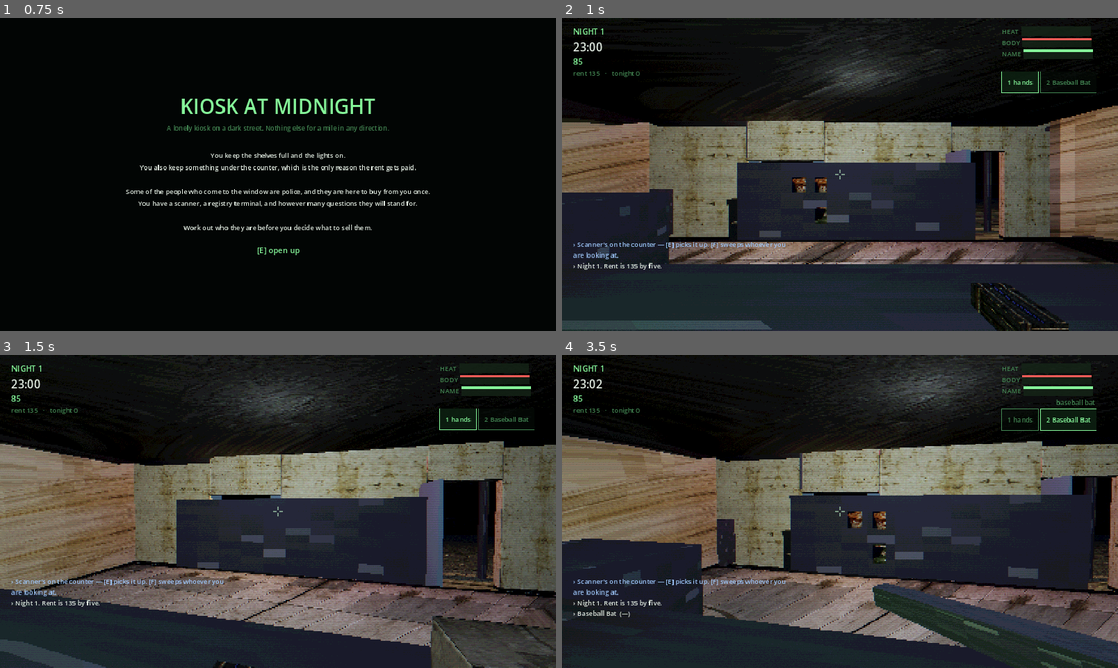
Above: before the commit, frames 1-4 (two rows, left to right).
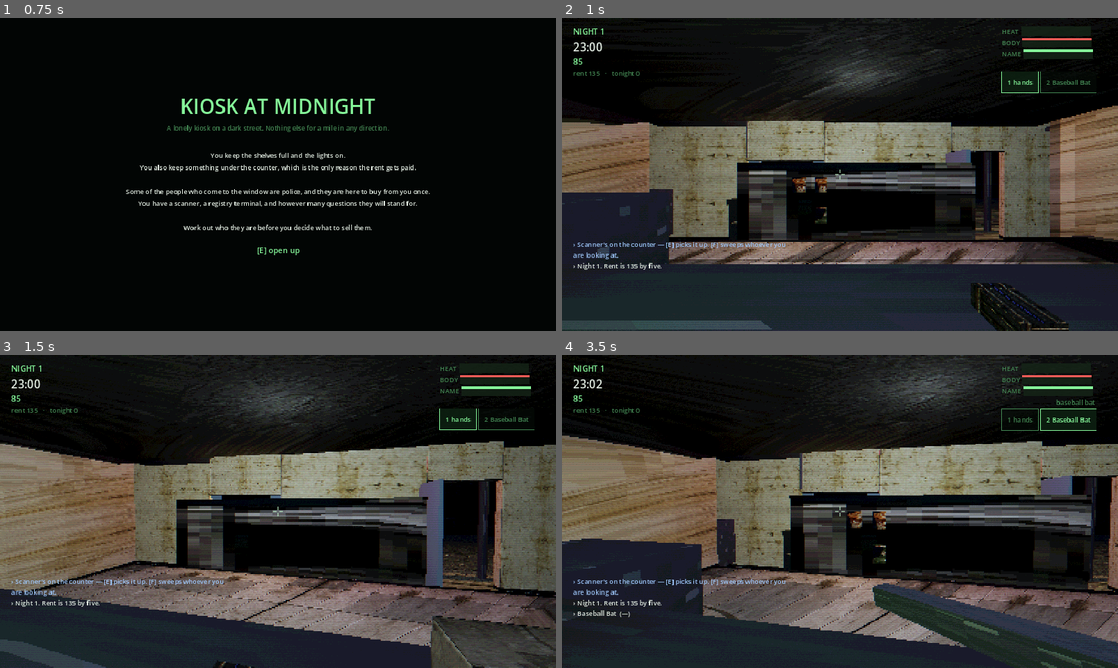
Above: after the commit, the same moments.

Repository: deeal87/Steam-game1
Game: Godot game, scene res://scenes/Boot.tscn
Two runs of this game, one before a commit and one after it. Both use one fixed random seed, a clock stepped at 60 frames per second and the inputs below.
Inputs (mouse positions are in pixels of both pictures, inside the frame that each line leads up to):
- Up to frame 1 (0.75 s): tap Enter at 0.5 s; move the mouse to (400, 158) at 0.52 s; hold D (move_right) from 0.53 s (still down); right-click (400, 158) at 0.6 s; click (400, 158) at 0.67 s
- Up to frame 2 (1 s): keep holding D (move_right); tap Space (jump) at 0.77 s
- Up to frame 3 (1.5 s): tap Space (jump) at 1.07 s; move the mouse to (250, 511) at 1.27 s; release D (move_right) at 1.28 s; hold W (move_forward) from 1.28 s (still down); tap Ctrl (crouch) at 1.35 s
- Up to frame 4 (3.5 s): keep holding W (move_forward); tap Space (jump) at 1.52, 1.82, 3.02, 3.32 s; move the mouse to (851, 505) at 2.02 s; press the mouse at (851, 505) at 2.03 s; move the mouse to (834, 517) at 2.77 s; release the mouse at (834, 517) at 2.78 s; tap X (holster) at 2.85 s; click (834, 517) at 2.92 s

Frame 1 is identical in both runs. In frame 2, 8.4% of the frame differs, in the area x 31-75%, y 46-71%; in frame 3, 9.3%; in frame 4, 12%, in the area x 40-96%, y 44-74%.

Commit message:
Cut the weapons and the furniture, and stop where the sheets stop being useful
Twenty more cuts. Firearms — revolver, shotgun, hunting rifle, pistol — go
on the thing in your hands, matched by weapon id with the old lump of dark
metal as the fallback. Furniture gives shelving units, a counter, a vending
machine, doors, a CRT, light fixtures and a bin. Plus gear: flashlight,
evidence bag, medkit, ammo box, crowbar.

The shelving racks get their own material rather than sharing `dark_steel`
with the lamp posts and the shutter frame. Those are all the same grey metal
in code, and they are not the same thing once one of them is a photograph of
a shelf unit — wiring it globally would have stretched shelving over every
lamp post on the street.

Two cuts came back holding the object next door: a chain where the police
baton should have been, a camera where the notebook should have been. Both
dropped rather than shipped. The crop rectangles are read off the sheets by
eye and about one in ten lands wrong, which is why the loop is cut, look at
what came out, then wire — not cut and trust.

And three sheets are deliberately left uncut. Two are lighting and
post-process reference: renders of what the game should look like, not
textures to put on anything. The third is decals, which want a decal system
this game does not have — every surface here is one flat texture on a box,
with nothing to overlay a crack or a stain onto. Cutting them would produce
files nothing could use.

Ninety painted surfaces, confirmed in the shipped binary.

Verified: smoke, balance and soak clean; all three platforms export.

Co-Authored-By: Claude Opus 5 <noreply@anthropic.com>
Claude-Session: https://claude.ai/code/session_01Y2H3cv3gXyithUA67HDMt6

Diff:
--- a/scripts/actors/Player.gd
+++ b/scripts/actors/Player.gd
@@ -645,7 +645,12 @@
 			size = Vector3(0.055, 0.075, 0.012)
 		"weapon":
 			var w: Dictionary = GameState.WEAPONS.get(equipped, {})
-			m = ProcMesh.mat(ProcTex.metal(Color(0.16, 0.16, 0.18), 3))
+			# The painted weapon if the pack has one under this id, and a lump of
+			# dark metal if not. It is a box either way — this is a texture on the
+			# thing in your hands, not a model of a gun.
+			var art := ProcTex.painted("weapon_%s" % equipped)
+			m = ProcMesh.mat(art, 1.0) if art != null \
+				else ProcMesh.mat(ProcTex.metal(Color(0.16, 0.16, 0.18), 3))
 			size = Vector3(0.05, 0.09, 0.30) if not bool(w.get("melee", false)) else Vector3(0.05, 0.05, 0.55)
 		_:
 			var tint: Color = World.SHELF_TINTS.get(kind, Color(0.6, 0.6, 0.6))
--- a/scripts/world/World.gd
+++ b/scripts/world/World.gd
@@ -225,6 +225,11 @@
 	_mats["water"] = _surface("water",
 		ProcTex.grime(Color(0.10, 0.13, 0.12), 0.4, 141), 8.0, 4.0,
 		Color.WHITE, Color(0.06, 0.10, 0.09), 0.15)
+	# The shelving carcass. Its own entry rather than sharing `dark_steel` with
+	# the lamp posts and the shutter frame — those are all the same grey metal in
+	# code, and a photograph of a shelf unit stretched over a lamp post is not.
+	_mats["rack"] = _surface("shelf_rack_metal",
+		ProcTex.metal(Color(0.14, 0.14, 0.16), 83), 1.0, 1.0)
 	_mats["cardboard"] = _surface("cardboard",
 		ProcTex.grime(Color(0.44, 0.33, 0.21), 0.35, 151), 1.0, 1.0)
 
@@ -579,7 +584,7 @@
 		var centre: Vector3 = origin + dir * (span * 0.5)
 		var carcass: Vector3 = Vector3(0.40, 1.80, span) if dir.z > 0.5 else Vector3(span, 1.80, 0.40)
 		racks.add_child(ProcMesh.solid_box(carcass, centre + Vector3(0, 0.90, 0),
-			mat("dark_steel"), "Rack%d" % rack_id))
+			mat("rack"), "Rack%d" % rack_id))
 
 		for i in items.size():
 			var item_id: String = items[i]
--- a/tools/CutTextures.gd
+++ b/tools/CutTextures.gd
@@ -52,6 +52,30 @@
 		["item_smokes", 1106, 152, 76, 112, true],
 		["item_lighter", 1286, 152, 50, 112, true],
 		["item_noodles", 954, 358, 74, 114, true],
+	],
+	"furniture.png": [
+		["shelf_rack_metal", 290, 158, 68, 102, true],
+		["shelf_rack_wood", 375, 158, 68, 102, true],
+		["counter_unit", 22, 378, 76, 106, true],
+		["vending_machine", 780, 378, 74, 106, true],
+		["crt_screen", 650, 378, 72, 106, true],
+		["door_metal", 22, 596, 76, 108, true],
+		["door_wooden", 105, 596, 76, 108, true],
+		["light_fluorescent", 1128, 378, 80, 106, true],
+		["light_wall", 1210, 378, 74, 106, true],
+		["garbage_bin", 950, 596, 74, 108, true],
+		["newspaper", 22, 816, 60, 96, true],
+	],
+	"weapons.png": [
+		["weapon_revolver", 462, 158, 96, 96, true],
+		["weapon_shotgun", 118, 158, 100, 96, true],
+		["weapon_rifle", 345, 158, 106, 96, true],
+		["weapon_pistol", 22, 158, 96, 96, true],
+		["weapon_crowbar", 655, 158, 68, 96, true],
+		["gear_flashlight", 700, 356, 74, 104, true],
+		["gear_evidence_bag", 1030, 356, 92, 104, true],
+		["gear_medkit", 22, 552, 92, 100, true],
+		["gear_ammo_box", 1030, 552, 92, 100, true],
 	],
 	"signage.png": [
 		["sign_kiosk", 566, 145, 66, 92, true],
Binary file added: textures/counter_unit.png
Not shown, added: textures/counter_unit.png.import
Binary file added: textures/crt_screen.png
Not shown, added: textures/crt_screen.png.import
Binary file added: textures/door_metal.png
Not shown, added: textures/door_metal.png.import
Binary file added: textures/door_wooden.png
Not shown, added: textures/door_wooden.png.import
Binary file added: textures/garbage_bin.png
Not shown, added: textures/garbage_bin.png.import
Binary file added: textures/gear_ammo_box.png
Not shown, added: textures/gear_ammo_box.png.import
(and 29 more such lines)
